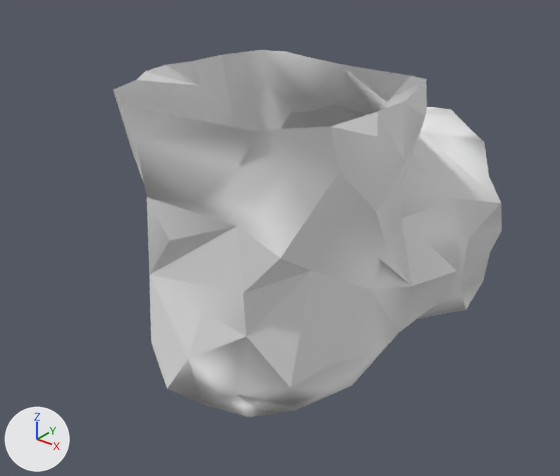
An edit to the glTF model Rogue-Robots/Assets/Models/ModularBlocks/LVertical1Connector_Col.gltf, drawn before and after from the same camera.
Before and after are seen from a camera (50 mm lens) standing at (5.91, -7.76, 7.5) and looking at (-0.13, -0.21, 2.82). The axes (+X, +Y, +Z) are drawn at lower left. The lights are the same throughout. Vertices at the same position are counted once.

In view in the first picture: 'LVertical1Connector_Col'.
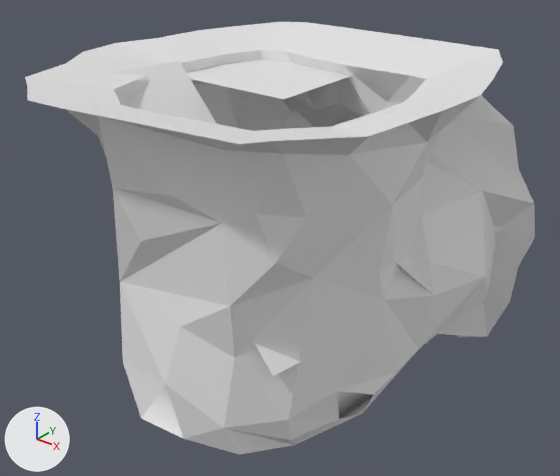
The change in detail:
me_scene_030 is used by ob_lvertical1connector_col; location (0.0, 0.0, 0.0).
me_scene_030 had 162 vertices, 282 faces and spanned x -1.93..1.94, y -2.16..2.5, z 0.77..5.0.
me_scene_030 now has 336 vertices, 1189 faces and spans x -2.79..2.43, y -3.11..2.6, z 0.4..5.2.
me_scene_030 part 1: 174 vertices added at x -2.79..2.43, y -3.11..2.6, z 0.4..5.2.
me_scene_030 part 2: the surface is now shaded flat.

Changed parts and their boxes [x1, y1, x2, y2] in the pictures (560 x 476 px):
'LVertical1Connector_Col', reshaped (31% wider, 18% taller)
    before: [113, 50, 502, 417]
    after: [25, 22, 535, 455]
part 1 of me_scene_030, added
    after: [25, 22, 535, 455]
